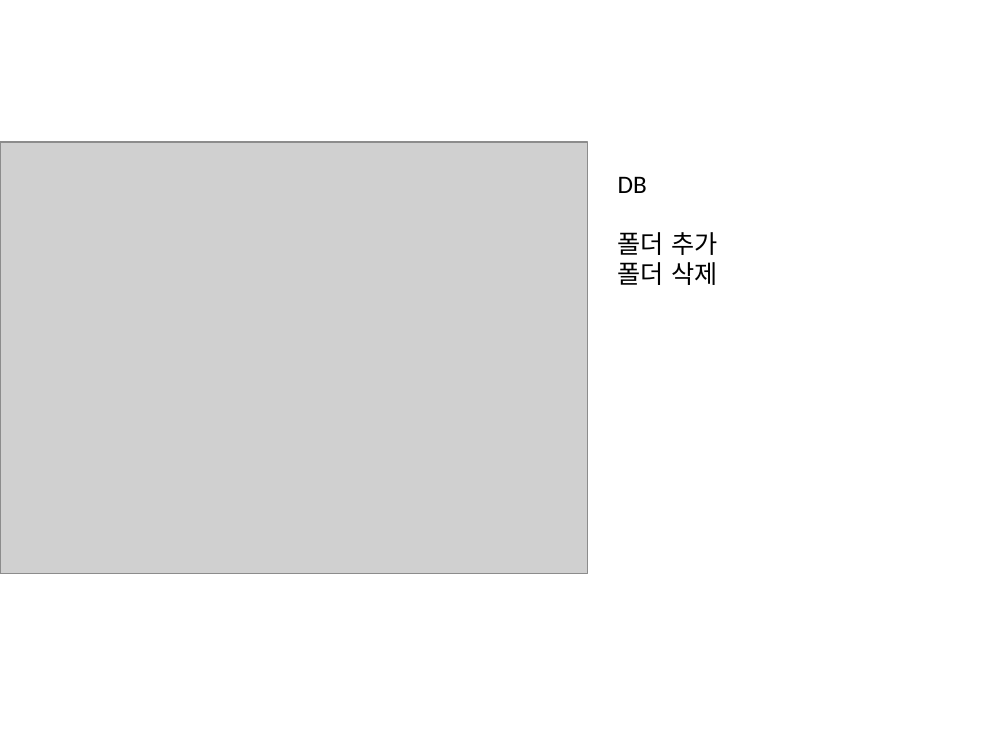
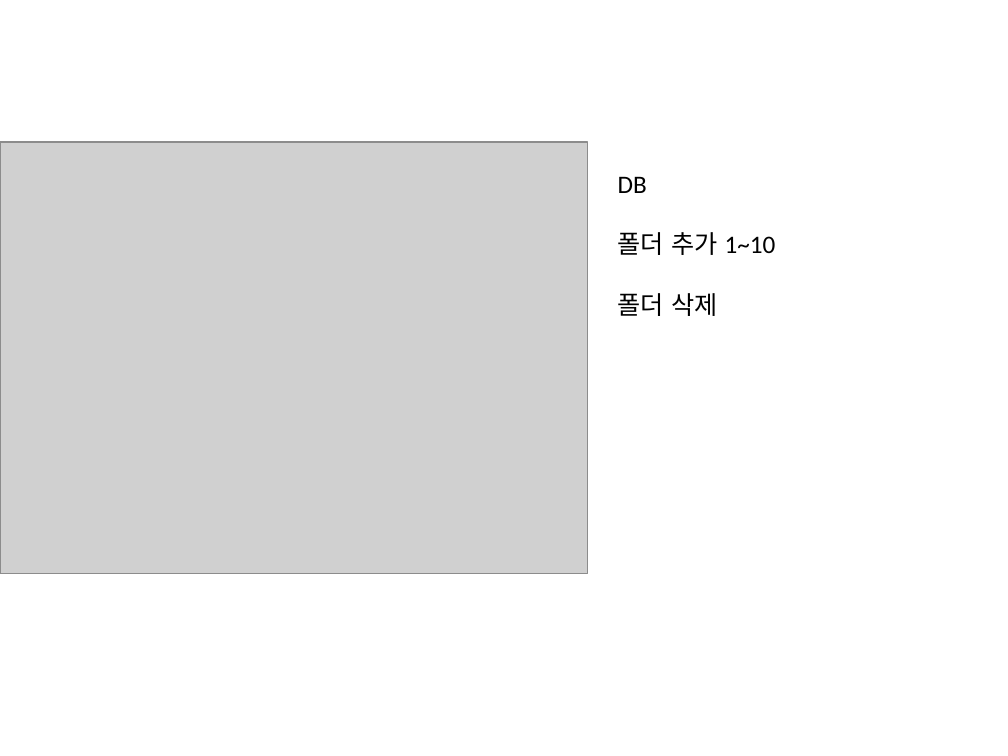
Before and after one commit to 94rising/podo, a slide deck: slide 5 of podo구성안.pptx. Drawn at 1008x756 pixels with LibreOffice and Linux fonts; fonts in the diff are those of the drawing; grey boxes stand for pictures. Boxes give left, top, right and bottom in pixels: in the first picture for what was removed or moved away, otherwise in the second. Text is boxed around its words. In the diff, an @@ line names an element or a change of style, - is before the commit and + after.

```diff
--- a/podo구성안.pptx
+++ b/podo구성안.pptx
@@ text at [618,232,776,255]: text changed @@
-폴더 추가
+폴더 추가 1~10
```
Also in this commit, not shown: 19 other files.
